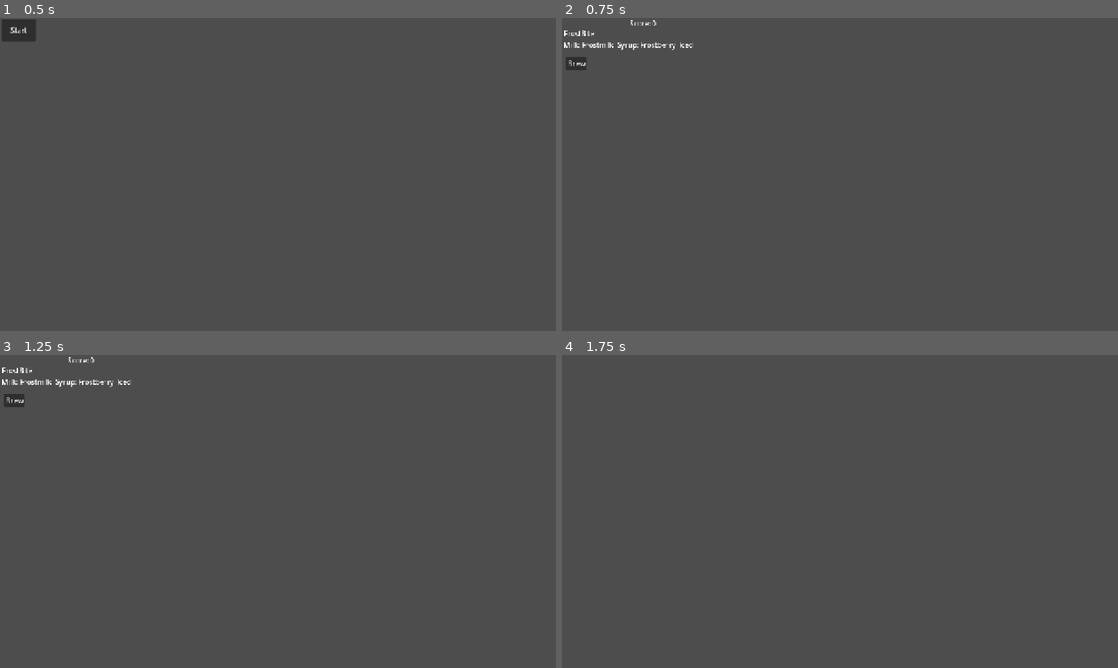
Above: before the commit, frames 1-4 (two rows, left to right).
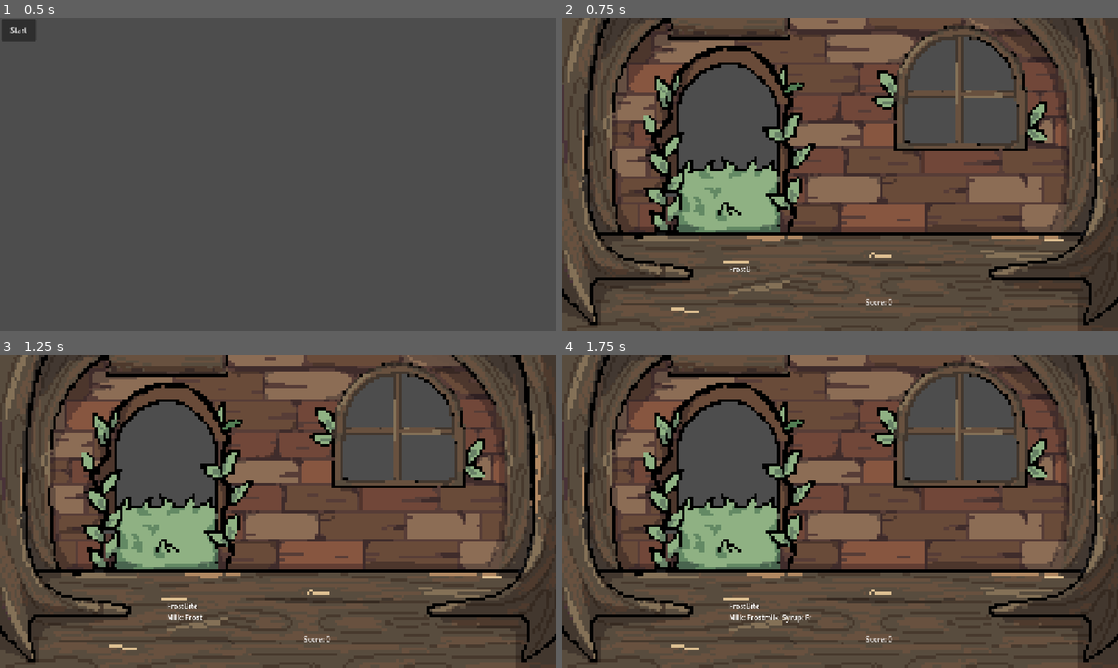
Above: after the commit, the same moments.

Repository: LaurenMurillo/coffee-game
Game: Godot game, scene res://scenes/game.tscn
Same seed, same stepped clock (60 frames per second), same inputs: the game is played once before the commit and once after it.
Inputs:
- Up to frame 1 (0.5 s): no input
- Up to frame 2 (0.75 s): click "Start" at 0.5 s
- Up to frame 3 (1.25 s): no input
- Up to frame 4 (1.75 s): click "Brew" at 1.25 s

Frame 1 is identical in both runs. In frame 2, 67% of the frame differs, in the area x 0-100%, y 0-100%; in frame 3, 67%; in frame 4, 67%.

Commit message:
Added text display for orders

Diff:
--- a/scenes/counter.tscn
+++ b/scenes/counter.tscn
@@ -1,6 +1,9 @@
 [gd_scene format=3 uid="uid://cgcm2xyn4747p"]
 
 [ext_resource type="Script" uid="uid://bpglg2qj65e3q" path="res://scripts/counter.gd" id="1_sc7mx"]
+[ext_resource type="Texture2D" uid="uid://r3oxeyjo6vod" path="res://assets/WallArt.png" id="2_yttel"]
+[ext_resource type="Texture2D" uid="uid://cckrrxx7rfhqd" path="res://assets/FairyCust.png" id="3_skrdt"]
+[ext_resource type="Texture2D" uid="uid://yko1yu1ds5mg" path="res://assets/CounterArt.png" id="4_3q41x"]
 
 [node name="Counter" type="Control" unique_id=1925571107]
 layout_mode = 3
@@ -10,36 +13,6 @@
 grow_horizontal = 2
 grow_vertical = 2
 script = ExtResource("1_sc7mx")
-
-[node name="CustomerSprite" type="TextureRect" parent="." unique_id=1389741733]
-unique_name_in_owner = true
-layout_mode = 0
-offset_right = 40.0
-offset_bottom = 40.0
-
-[node name="OrderLabel" type="Label" parent="." unique_id=41853554]
-unique_name_in_owner = true
-layout_mode = 0
-offset_left = 4.0
-offset_top = 24.0
-offset_right = 44.0
-offset_bottom = 47.0
-
-[node name="ReactionLabel" type="Label" parent="." unique_id=2119511744]
-unique_name_in_owner = true
-layout_mode = 0
-offset_left = 76.0
-offset_top = 27.0
-offset_right = 116.0
-offset_bottom = 50.0
-
-[node name="ScoreLabel" type="Label" parent="." unique_id=1046161707]
-unique_name_in_owner = true
-layout_mode = 0
-offset_left = 156.0
-offset_top = 1.0
-offset_right = 196.0
-offset_bottom = 24.0
 
 [node name="StartBrewingButton" type="Button" parent="." unique_id=990384596]
 unique_name_in_owner = true
@@ -58,3 +31,59 @@
 offset_right = 119.0
 offset_bottom = 117.0
 text = "Next"
+
+[node name="WoodsBackground" type="TextureRect" parent="." unique_id=232973131]
+layout_mode = 1
+anchors_preset = 15
+anchor_right = 1.0
+anchor_bottom = 1.0
+grow_horizontal = 2
+grow_vertical = 2
+
+[node name="WallLayer" type="TextureRect" parent="." unique_id=37763344]
+layout_mode = 1
+anchors_preset = 15
+anchor_right = 1.0
+anchor_bottom = 1.0
+grow_horizontal = 2
+grow_vertical = 2
+texture = ExtResource("2_yttel")
+
+[node name="CustomerSprite" type="TextureRect" parent="." unique_id=1389741733]
+unique_name_in_owner = true
+layout_mode = 0
+offset_left = 302.0
+offset_top = 135.0
+offset_right = 682.0
+offset_bottom = 497.0
+texture = ExtResource("3_skrdt")
+
+[node name="CounterLayer" type="TextureRect" parent="." unique_id=1993386309]
+layout_mode = 0
+offset_right = 1280.0
+offset_bottom = 723.0
+texture = ExtResource("4_3q41x")
+
+[node name="OrderLabel" type="Label" parent="." unique_id=41853554]
+unique_name_in_owner = true
+layout_mode = 0
+offset_left = 384.0
+offset_top = 566.0
+offset_right = 424.0
+offset_bottom = 589.0
+
+[node name="ScoreLabel" type="Label" parent="." unique_id=1046161707]
+unique_name_in_owner = true
+layout_mode = 0
+offset_left = 699.0
+offset_top = 642.0
+offset_right = 739.0
+offset_bottom = 665.0
+
+[node name="ReactionLabel" type="Label" parent="." unique_id=2119511744]
+unique_name_in_owner = true
+layout_mode = 0
+offset_left = 480.0
+offset_top = 628.0
+offset_right = 533.0
+offset_bottom = 663.0
--- a/scripts/counter.gd
+++ b/scripts/counter.gd
@@ -25,7 +25,8 @@
 	if GameState.start_new_customer():
 		var r := GameState.current_recipe
 		customer_sprite.texture = r.customer_sprite
-		order_label.text = "%s\nMilk: %s  Syrup: %s  %s" % [r.recipe_name, r.milk, r.syrup, r.temperature]
+		var order_text = "%s\nMilk: %s  Syrup: %s  %s" % [r.recipe_name, r.milk, r.syrup, r.temperature]
+		type_text(order_label, order_text)
 		start_brewing_button.show()
 	else:
 		customer_sprite.texture = null
@@ -53,6 +54,14 @@
 	score_label.text = "Score: %d " % [GameState.score]
 
 
+func type_text(label: Label, text: String, speed: float = 0.03) -> void:
+	label.text = text
+	label.visible_characters = 0
+	for i in text.length():
+		label.visible_characters = i + 1
+		await get_tree().create_timer(speed).timeout
+
+
 func _on_start_brewing_pressed() -> void:
 	get_tree().change_scene_to_file("res://scenes/brewing.tscn")
 
